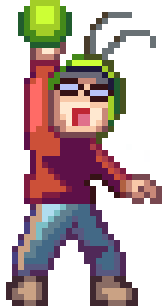
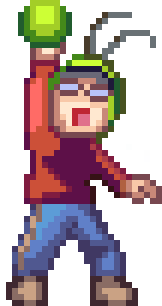
Before/after of a 162 × 306 layered artwork. What changed in the layer stack:
painted on "Arrière-plan" over bbox(12, 78, 126, 276)
